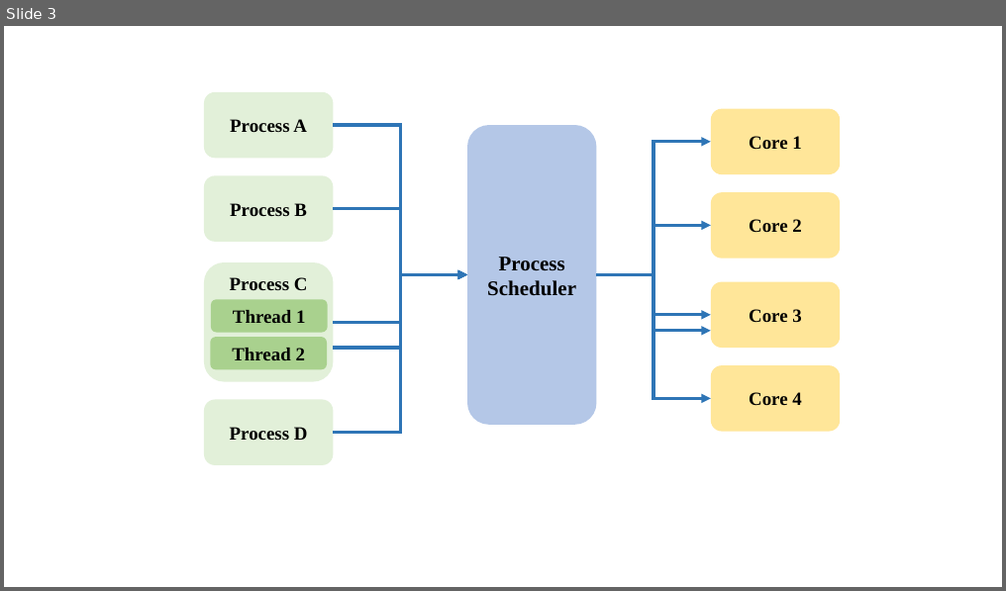
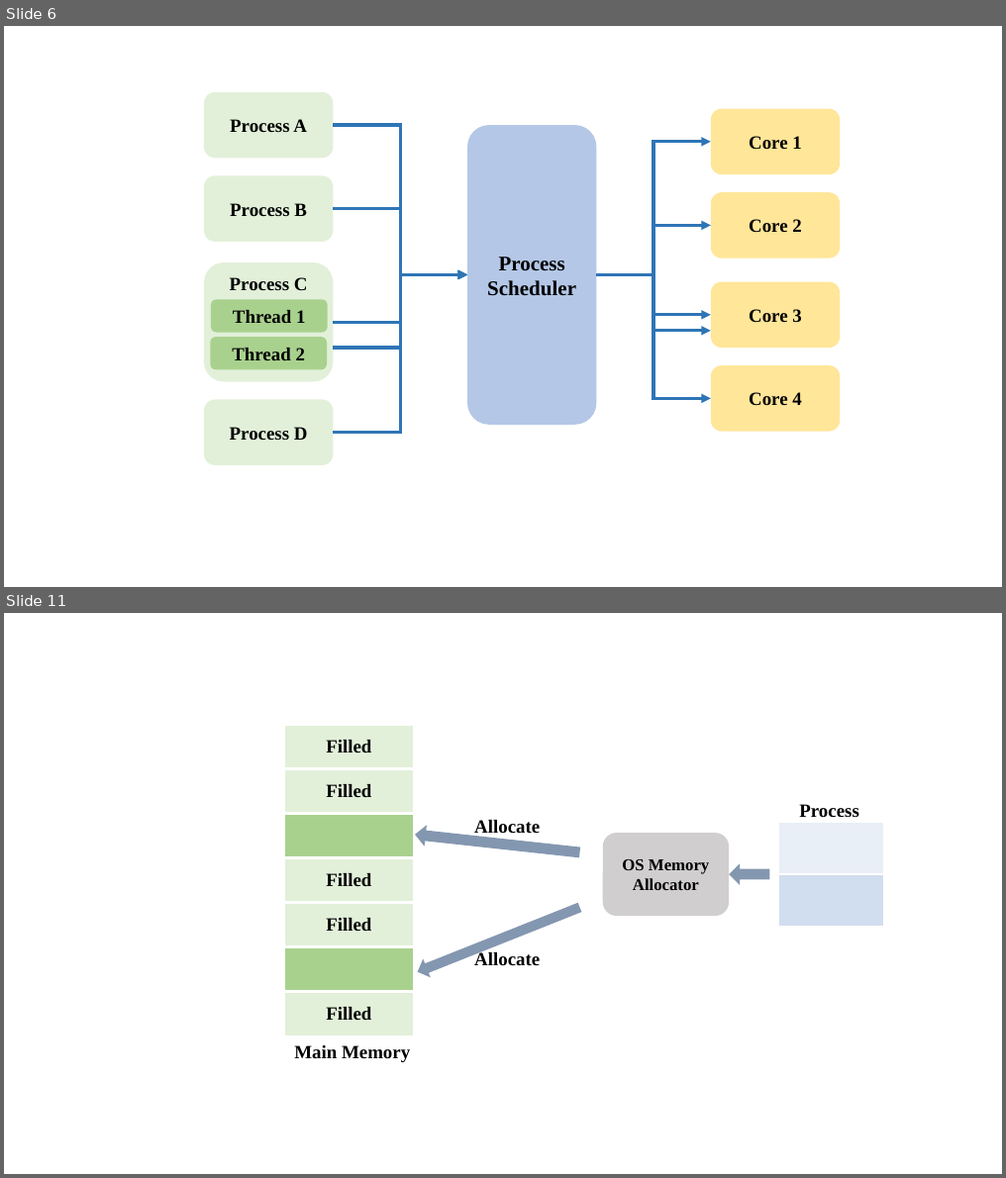
Before and after one commit to LiuYingying0104/AIOS, a slide deck: ML Apply in OS/Graphs/figures.pptx. Shown one above the other, each under a label of ours: slide 3 before the commit, slides 6 and 11 after it; the slides between them are not shown. The pictures are 1006x591 and 1006x1178 pixels, drawn with LibreOffice and Linux fonts; fonts in the diff are those of the drawing. Boxes give left, top, right and bottom in pixels: in the first picture for what was removed or moved away, otherwise in the second. Text is boxed around its words. In the diff, an @@ line names an element or a change of style, - is before the commit and + after.

```diff
--- a/ML Apply in OS/Graphs/figures.pptx
+++ b/ML Apply in OS/Graphs/figures.pptx
@@ slide 11 added at box(4, 613, 1002, 1174), background #FFFFFF @@
@@ table added at box(283, 724, 414, 1037), 7 rows, 1 columns @@
+Filled
+Filled
+
+Filled
+Filled
+
+Filled
@@ text added at box(474, 820, 540, 837), 18 pt, text #000000, bold @@
+Allocate
@@ text added at box(799, 804, 858, 818), 18 pt, text #000000, bold @@
+Process
@@ right arrow added at box(414, 824, 581, 862), fill #8497B0 @@
@@ rounded rectangle added at box(603, 833, 730, 916), fill #D0CECE, 16 pt, text #000000, bold @@
+OS Memory Allocator
@@ table added at box(778, 822, 885, 927), 2 rows, 1 columns @@
+
+
@@ right arrow added at box(730, 863, 770, 884), fill #8497B0 @@
@@ right arrow added at box(414, 898, 583, 981), fill #8497B0 @@
@@ text added at box(474, 951, 540, 965), 18 pt, text #000000, bold @@
+Allocate
@@ text added at box(294, 1046, 410, 1062), 18 pt, text #000000, bold @@
+Main Memory
@@ what was slide 3 is now slide 6 @@
```
Also in this commit, not shown: 3 slides changed, 6 other slides added, 2 slides removed, 5 other files.
